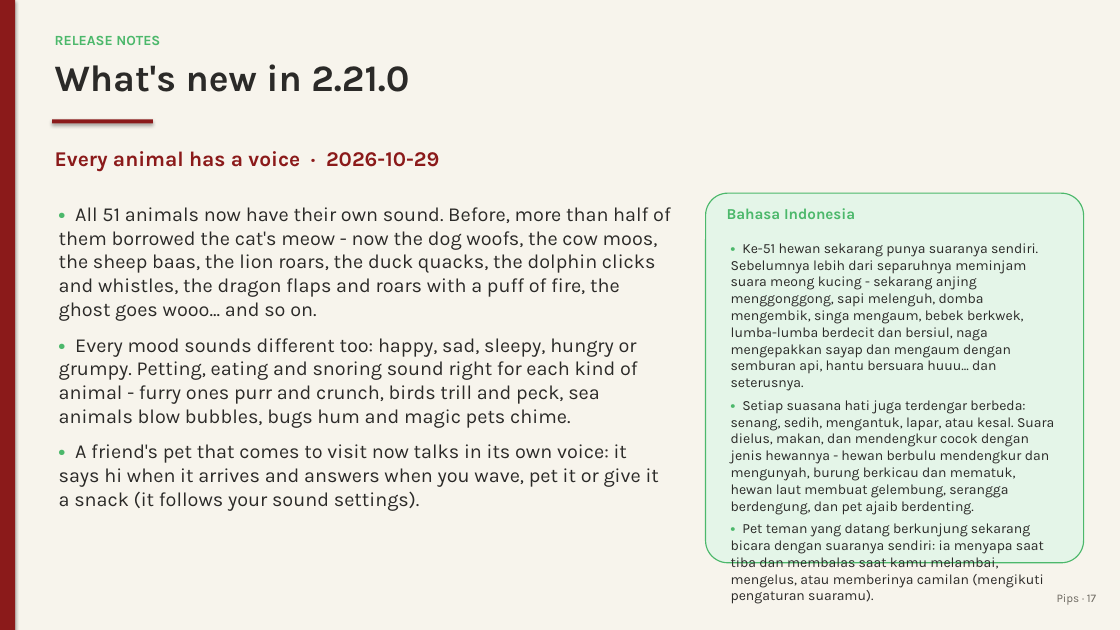
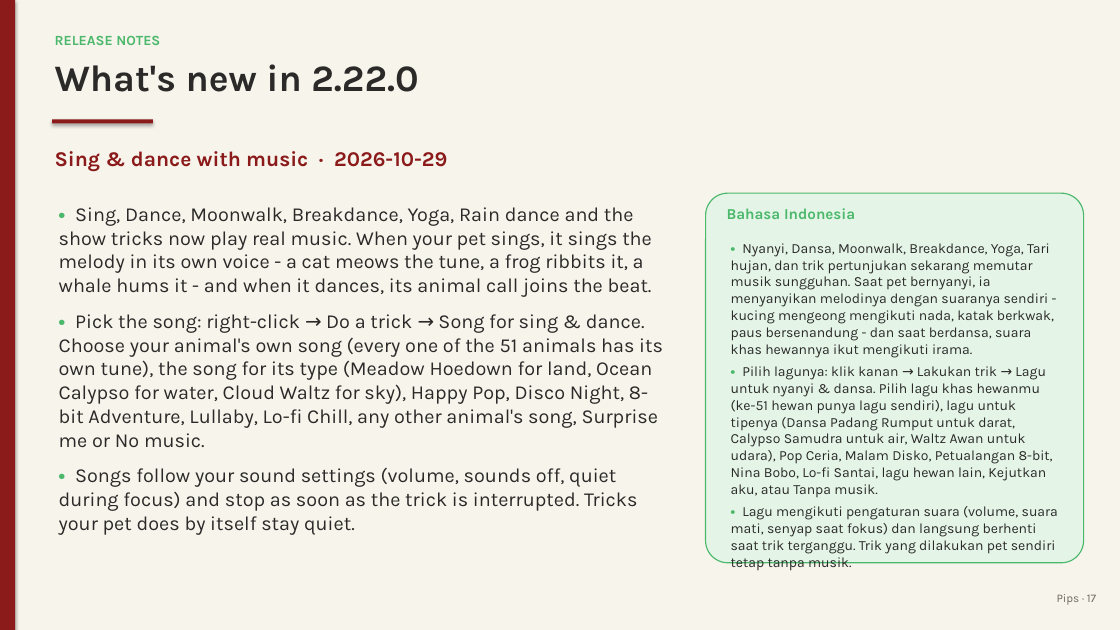
Before and after one commit to juw12/projects, a slide deck: slide 17 of apps/pips/web/download/Pips-Guide.pptx. Drawn at 1120x630 pixels with LibreOffice and Linux fonts; fonts in the diff are those of the drawing. Boxes give left, top, right and bottom in pixels: in the first picture for what was removed or moved away, otherwise in the second. Text is boxed around its words. In the diff, an @@ line names an element or a change of style, - is before the commit and + after.

Commit message:
pips 2.22.0: Sing & dance with music

```diff
--- a/apps/pips/web/download/Pips-Guide.pptx
+++ b/apps/pips/web/download/Pips-Guide.pptx
@@ text at [55,64,418,92]: text changed @@
-What's new in 2.21.0
+What's new in 2.22.0
@@ text at [55,151,447,172]: text changed @@
-Every animal has a voice · 2026-10-29
+Sing & dance with music · 2026-10-29
@@ text at [59,207,663,535]: text changed @@
-• All 51 animals now have their own sound. Before, more than half of them borrowed the cat's meow - now the dog woofs, the cow moos, the sheep baas, the lion roars, the duck quacks, the dolphin clicks and whistles, the dragon flaps and roars with a puff of fire, the ghost goes wooo... and so on.
-• Every mood sounds different too: happy, sad, sleepy, hungry or grumpy. Petting, eating and snoring sound right for each kind of animal - furry ones purr and crunch, birds trill and peck, sea animals blow bubbles, bugs hum and magic pets chime.
-• A friend's pet that comes to visit now talks in its own voice: it says hi when it arrives and answers when you wave, pet it or give it a snack (it follows your sound settings).
+• Sing, Dance, Moonwalk, Breakdance, Yoga, Rain dance and the show tricks now play real music. When your pet sings, it sings the melody in its own voice - a cat meows the tune, a frog ribbits it, a whale hums it - and when it dances, its animal call joins the beat.
+• Pick the song: right-click → Do a trick → Song for sing & dance. Choose your animal's own song (every one of the 51 animals has its own tune), the song for its type (Meadow Hoedown for land, Ocean Calypso for water, Cloud Waltz for sky), Happy Pop, Disco Night, 8-bit Adventure, Lullaby, Lo-fi Chill, any other animal's song, Surprise me or No music.
+• Songs follow your sound settings (volume, sounds off, quiet during focus) and stop as soon as the trick is interrupted. Tricks your pet does by itself stay quiet.
@@ text at [731,243,1058,554]: text changed @@
-• Ke-51 hewan sekarang punya suaranya sendiri. Sebelumnya lebih dari separuhnya meminjam suara meong kucing - sekarang anjing menggonggong, sapi melenguh, domba mengembik, singa mengaum, bebek berkwek, lumba-lumba berdecit dan bersiul, naga mengepakkan sayap dan mengaum dengan semburan api, hantu bersuara huuu... dan seterusnya.
-• Setiap suasana hati juga terdengar berbeda: senang, sedih, mengantuk, lapar, atau kesal. Suara dielus, makan, dan mendengkur cocok dengan jenis hewannya - hewan berbulu mendengkur dan mengunyah, burung berkicau dan mematuk, hewan laut membuat gelembung, serangga berdengung, dan pet ajaib berdenting.
-• Pet teman yang datang berkunjung sekarang bicara dengan suaranya sendiri: ia menyapa saat tiba dan membalas saat kamu melambai, mengelus, atau memberinya camilan (mengikuti pengaturan suaramu).
+• Nyanyi, Dansa, Moonwalk, Breakdance, Yoga, Tari hujan, dan trik pertunjukan sekarang memutar musik sungguhan. Saat pet bernyanyi, ia menyanyikan melodinya dengan suaranya sendiri - kucing mengeong mengikuti nada, katak berkwak, paus bersenandung - dan saat berdansa, suara khas hewannya ikut mengikuti irama.
+• Pilih lagunya: klik kanan → Lakukan trik → Lagu untuk nyanyi & dansa. Pilih lagu khas hewanmu (ke-51 hewan punya lagu sendiri), lagu untuk tipenya (Dansa Padang Rumput untuk darat, Calypso Samudra untuk air, Waltz Awan untuk udara), Pop Ceria, Malam Disko, Petualangan 8-bit, Nina Bobo, Lo-fi Santai, lagu hewan lain, Kejutkan aku, atau Tanpa musik.
+• Lagu mengikuti pengaturan suara (volume, suara mati, senyap saat fokus) dan langsung berhenti saat trik terganggu. Trik yang dilakukan pet sendiri tetap tanpa musik.
```
Also in this commit, not shown: 3 other slides changed, 11 other files.
